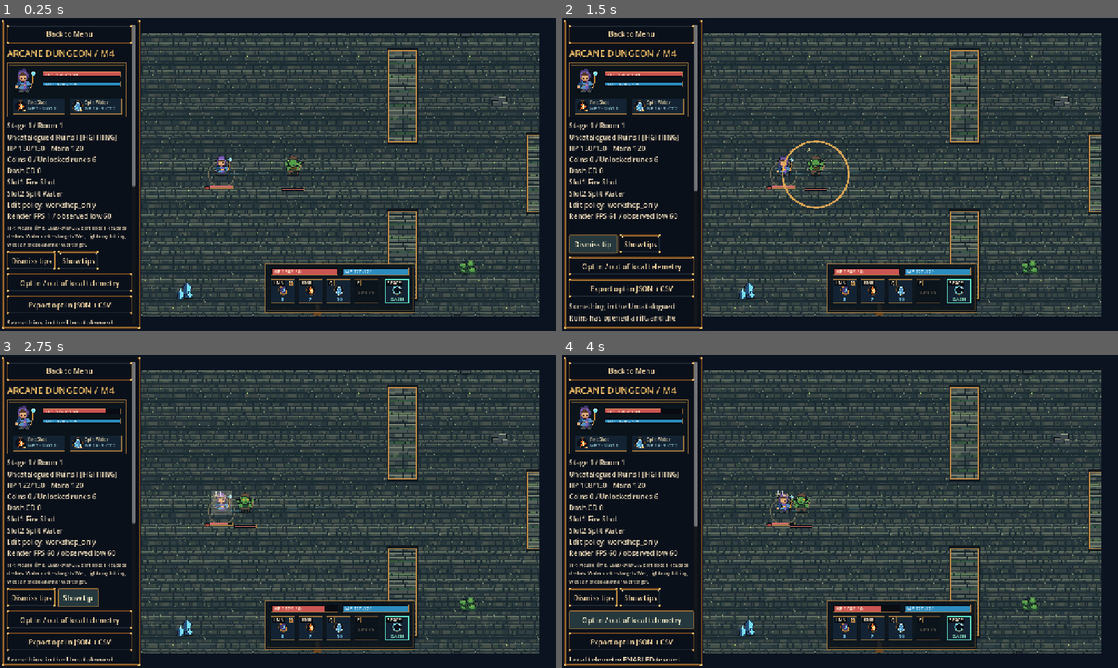
Above: before the commit, frames 1-4 (two rows, left to right).
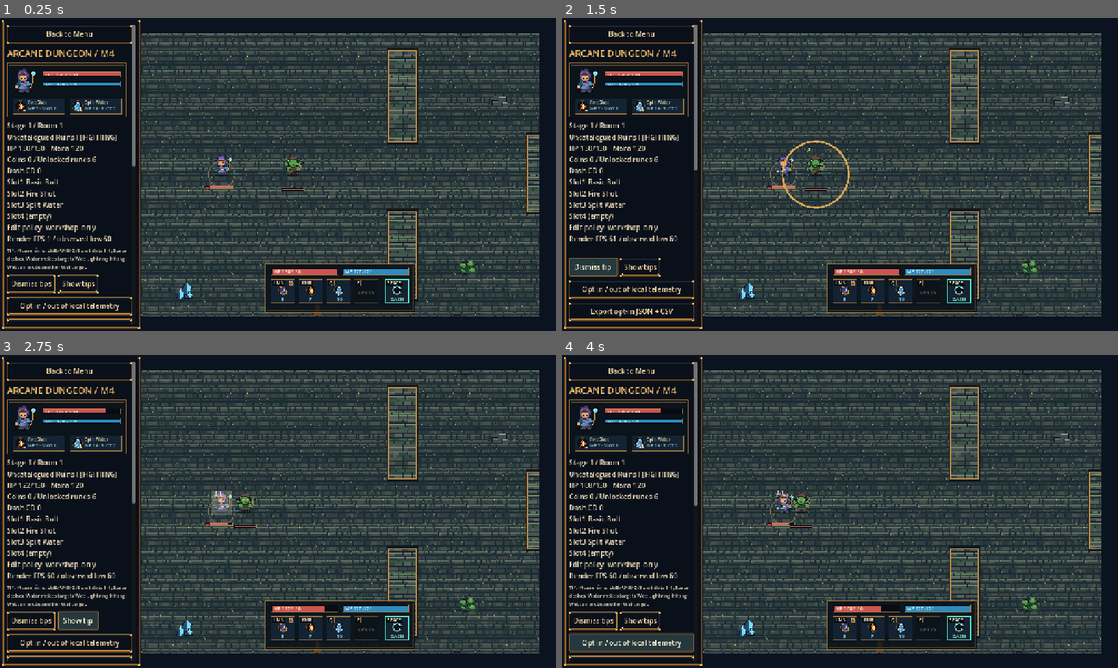
Above: after the commit, the same moments.

Repository: franklinjr12/ArcaneDungeon
Game: Godot game, scene res://scenes/run.tscn
Same seed, same stepped clock (60 frames per second), same inputs: the game is played once before the commit and once after it. This scene is started directly instead of the project's main scene.
Inputs:
- Up to frame 1 (0.25 s): no input
- Up to frame 2 (1.5 s): click "Dismiss tips" at 0.5 s; click "Dismiss tips" at 1.25 s
- Up to frame 3 (2.75 s): click "Show tips" at 2 s
- Up to frame 4 (4 s): click "Show tips" at 2.75 s; click "Opt in / out of local telemet…" at 3.5 s

The runs differ from the first frame. In frame 1, 2.9% of the frame differs, in the area x 1-25%, y 47-98%; in frame 2, 3.4%; in frame 3, 3.5%; in frame 4, 4.7%.

Commit message:
AD-023: workshop loadout list, rejection reasons, cap preview, T reset, slot 3-4 test keys
Co-Authored-By: Claude Sonnet 5.5 <noreply@anthropic.com>

Diff:
--- a/tests/run_ui_smoke.gd
+++ b/tests/run_ui_smoke.gd
@@ -55,7 +55,7 @@
 		"new game enters first combat")
 	expect(control.arena_canvas != null and control.arena_canvas.visible,"combat canvas visible")
 	expect(control.sidebar != null and control.sidebar.get_child_count()>5,"run sidebar built")
-	control._open_editor(0)
+	control._open_editor(1)
 	expect(not control.editor_open,"editor cannot open during combat")
 	var run = control.flow
 	run.session.enemies[0].target.receive_damage(1000,"fire",1,100)
@@ -97,7 +97,7 @@
 		if label.text.contains("Affordable") or label.text.contains("Need "):
 			previews = true
 	expect(previews,"merchant displays effect preview and affordability")
-	control._open_editor(0)
+	control._open_editor(1)
 	expect(control.editor_open and control.editor_panel.visible,"structured editor panel opens")
 	expect(control.editor_controls.find_children("*","OptionButton",true,false).size()>=2,
 		"editor has root Essence and Manifestation selectors")
@@ -107,13 +107,41 @@
 	expect(control.editor_preview.text.contains("VALID"),"editor live validation shows valid draft")
 	control._close_editor(false)
 	expect(not control.editor_open and run.run.formulas[0]==old,"editor cancel restores original")
-	control._open_editor(0)
+	control._open_editor(1)
 	run.editor.set_root("essence.water","form.projectile")
 	control._editor_rebuild()
 	control._close_editor(true)
 	expect(run.run.formulas[0]["formula_id"]=="custom.slot_1","editor apply persists formula")
 	expect(run.range_sim.loadout.preview(1)["formula_id"]=="custom.slot_1",
 		"test range refreshes after apply")
+	control._open_editor(0)
+	expect(not control.editor_open,"slot 1 cannot be edited")
+	expect(control.loadout_slot_buttons[0].disabled and control.loadout_slot_buttons[0].text.contains("LOCKED"),
+		"slot 1 button locked")
+	control._open_editor(3)
+	expect(control.editor_open and control.editor_preview.text.contains("VALID") and control.editor_preview.text.contains("Cooldown") and control.editor_preview.text.contains("cap"),
+		"slot 4 opens with cap-aware preview")
+	run.editor.set_root("essence.fire","form.projectile")
+	run.editor.toggle_modifier("mod.pierce")
+	control._editor_rebuild()
+	var apply_disabled := false
+	for b in control.editor_controls.find_children("*","Button",true,false):
+		if b.text.begins_with("Apply"):
+			apply_disabled = b.disabled
+	expect(control.editor_preview.text.contains("INVALID") and control.editor_preview.text.contains("RUNE_LOCKED") and apply_disabled,
+		"invalid formula shows reason, Apply disabled")
+	control._close_editor(true)
+	expect(control.editor_open and run.run.formulas.size()==2,"invalid formula cannot be equipped")
+	run.editor.toggle_modifier("mod.pierce")
+	run.editor.set_root("essence.lightning","form.projectile")
+	control._editor_rebuild()
+	control._close_editor(true)
+	expect(run.run.formulas.size()==3 and run.range_sim.loadout.preview(3)["formula_id"]=="custom.slot_3",
+		"valid slot 4 applied")
+	var cast4: Dictionary = control._test_cast_slot(3,run.range_sim.actor.position+Vector2(200,0))
+	expect(cast4.get("accepted",false),"slot 4 casts in range")
+	control._reset_test_range()
+	expect(run.range_sim.active.size()==0,"reset range clears spells")
 	control._test_click(run.range_sim.actor.position+Vector2(200,0),MOUSE_BUTTON_LEFT)
 	expect(run.range_sim.active.size()>0,"workshop test click spawns compiled spell")
 	control._redraw_panel()
--- a/ui/run_controller.gd
+++ b/ui/run_controller.gd
@@ -32,6 +32,8 @@
 var opened_editor_ms := 0
 var refresh_counter := 0
 var editor_open := false
+var loadout_list: VBoxContainer
+var loadout_slot_buttons: Array = []
 var scene_key := ""
 var modal_actions: Array = []
 var display_frame_samples: Array = []
@@ -107,16 +109,18 @@
 	_button(sidebar,"Restart run (R)",func(): _retry_same_seed())
 	_button(sidebar,"Next room at EXIT (E)",func(): _exit())
 	_button(sidebar,"Toggle edit policy (F2)",func(): _policy())
-	_button(sidebar,"Open spell editor",func(): _open_editor(0))
-	_button(sidebar,"Edit slot 2",func(): _open_editor(1))
 	_button(sidebar,"Toggle debug (F3)",func():
 		arena_canvas.show_debug = not arena_canvas.show_debug)
+	_heading(sidebar,"Loadout",15)
+	loadout_list = VBoxContainer.new()
+	loadout_list.add_theme_constant_override("separation",4)
+	sidebar.add_child(loadout_list)
 	_heading(sidebar,"Room / Workshop",15)
 	context = VBoxContainer.new()
 	context.add_theme_constant_override("separation",6)
 	sidebar.add_child(context)
 	var help := Label.new()
-	help.text = "WASD/Arrows move, mouse aim\nLMB/RMB/Q/E cast slots 1-4\nSpace dash, Esc pause\nF exit (when nearby), R retry same seed\nWorkshop: test, buy, edit"
+	help.text = "WASD/Arrows move, mouse aim\nLMB/RMB/Q/E cast slots 1-4\nSpace dash, Esc pause\nF exit (when nearby), R retry same seed\nWorkshop: test, buy, edit\nWorkshop: T reset range, Q/E test slots 3-4"
 	if InputActions.debug_keys_enabled():
 		help.text += "\nF2 edit policy / F3 debug"
 	help.add_theme_font_size_override("font_size",11)
@@ -182,10 +186,19 @@
 func _test_click(point: Vector2, button: int) -> void:
 	if editor_open or flow.state != "workshop":
 		return
-	var slot := 0 if button == MOUSE_BUTTON_LEFT else 1
+	_test_cast_slot(InputActions.slot_for_mouse_button(button),point)
+
+func _test_cast_slot(slot: int, point: Vector2) -> Dictionary:
 	var dir: Vector2 = (point-flow.range_sim.actor.position).normalized()
 	var result: Dictionary = flow.test_cast(slot,dir)
-	current_notice = "Test cast: "+str(result.get("reason",""))
+	current_notice = "Test cast slot %d: %s" % [slot+1,str(result.get("reason",""))]
+	_update_labels()
+	return result
+
+func _reset_test_range() -> void:
+	flow.enter_test_range()
+	test_canvas.runner = flow.range_sim
+	current_notice = "Safe test range reset"
 	_update_labels()
 
 func _input(event: InputEvent) -> void:
@@ -196,6 +209,8 @@
 	if slot >= 2 and fighting:
 		cursor = arena_canvas.world_from_local(arena_canvas.get_local_mouse_position())
 		cast_pending = slot
+	elif slot >= 2 and flow.state == "workshop" and flow.range_sim != null:
+		_test_cast_slot(slot,test_canvas.get_local_mouse_position())
 	elif event.is_action_pressed("interact"):
 		_exit()
 	elif event.is_action_pressed("pause"):
@@ -204,6 +219,8 @@
 	elif event is InputEventKey:
 		match event.keycode:
 			KEY_R: _retry_same_seed()
+			KEY_T:
+				if flow.state == "workshop": _reset_test_range()
 			KEY_F2:
 				if InputActions.debug_keys_enabled(): _policy()
 			KEY_F3:
@@ -287,6 +304,7 @@
 	arena_canvas.visible = flow.mode != "workshop"
 	test_canvas.visible = flow.mode == "workshop"
 	test_canvas.runner = flow.range_sim
+	_rebuild_loadout()
 	_clear(context)
 	summary_retry_button = null
 	summary_new_seed_button = null
@@ -339,11 +357,8 @@
 			detail.text = explanation+" | "+("Purchased" if flow.merchant.bought.has(item["id"]) else ("Affordable" if affordable else "Need "+str(int(item["price"])-flow.run.currency)+" coins"))
 			context.add_child(detail)
 		_heading(context,"Testing range: no progression/rewards",12)
-		_button(context,"Reset test targets + mana",func():
-			flow.enter_test_range()
-			test_canvas.runner = flow.range_sim
-			current_notice = "Safe test range reset")
-		_button(context,"Prepare two Wet cluster targets",func():
+		_button(context,"Reset test targets + mana (T)",func(): _reset_test_range())
+		_button(context,"Prepare Wet cluster (2 targets)",func():
 			flow.prepare_wet_cluster()
 			current_notice = "Wet cluster prepared: lightning arc can be tested")
 		_button(context,"Refill test mana",func():
@@ -352,16 +367,29 @@
 		_button(context,"Continue to stage 2 at exit",func(): _exit())
 	_update_labels()
 
+func _rebuild_loadout() -> void:
+	_clear(loadout_list)
+	loadout_slot_buttons = []
+	var b := _button(loadout_list,"Slot 1: Basic Bolt [LOCKED]",func(): _open_editor(0))
+	b.disabled = true
+	loadout_slot_buttons.append(b)
+	for n in range(2,5):
+		var fi := n-2
+		var label := str(flow.run.formulas[fi]["display_name"]) if fi < flow.run.formulas.size() else "(empty)"
+		var sb := _button(loadout_list,"Slot %d: %s — Edit" % [n,label],_open_editor.bind(n-1))
+		sb.disabled = fi > flow.run.formulas.size()
+		loadout_slot_buttons.append(sb)
+
 func _update_labels() -> void:
 	if flow == null:
 		return
 	var values: Dictionary = flow.snapshot()
-	info.text = "Stage %d / Room %d\n%s [%s]\nHP %.0f/%.0f   Mana %.0f\nCoins %d / Unlocked runes %d\nDash CD %d\nSlot1 %s\nSlot2 %s\nEdit policy: %s" % [
+	info.text = "Stage %d / Room %d\n%s [%s]\nHP %.0f/%.0f   Mana %.0f\nCoins %d / Unlocked runes %d\nDash CD %d\nSlot1 Basic Bolt\nSlot2 %s\nSlot3 %s\nSlot4 %s\nEdit policy: %s" % [
 		int(flow.room.values["stage"])+1,int(flow.room.values["room"])+1,
 		room_display_name(str(flow.room.values["id"])),flow.state.to_upper(),flow.run.hp if flow.state != "fighting" else flow.session.sim.actor.health.current,
 		flow.run.max_hp,flow.session.sim.mana,flow.run.currency,flow.run.unlocked.size(),
 		flow.session.player.dash_cooldown,
-		str(flow.run.formulas[0]["display_name"]),str(flow.run.formulas[1]["display_name"]),flow.edit_policy]
+		_slot_name(0),_slot_name(1),_slot_name(2),flow.edit_policy]
 	info.text += "\nRender FPS %.0f / observed low %.0f" % [
 		Engine.get_frames_per_second(),low_fps]
 	if flow.mode == "workshop" and flow.range_sim != null:
@@ -466,10 +494,17 @@
 	current_notice = "Edit policy: "+next+" (test switch, not final rule)"
 	_redraw_panel()
 
+func _slot_name(fi: int) -> String:
+	return str(flow.run.formulas[fi]["display_name"]) if fi < flow.run.formulas.size() else "(empty)"
+
 func _open_editor(index: int) -> void:
 	if editor_open:
 		return
-	var result: Dictionary = flow.open_editor(index)
+	if index <= 0:
+		current_notice = "Slot 1 is locked (Basic Bolt) — cannot edit"
+		_update_labels()
+		return
+	var result: Dictionary = flow.open_editor(index-1)
 	if not result["ok"]:
 		current_notice = "Editor: "+str(result.get("reason","BLOCKED"))
 		_update_labels()
@@ -483,7 +518,7 @@
 func _editor_rebuild() -> void:
 	_clear(editor_controls)
 	var e = flow.editor
-	_heading(editor_controls,"SPELL EDITOR / SLOT "+str(e.slot+1),20)
+	_heading(editor_controls,"SPELL EDITOR / SLOT "+str(e.slot+2),20)
 	_heading(editor_controls,"Essence → Manifestation → Modifier → On Hit",12)
 	_heading(editor_controls,"Essence",14)
 	var essence: OptionButton = _option(editor_controls,e.available("essence"),str(e.draft["root"]["essence_id"]))
@@ -523,8 +558,8 @@
 	editor_controls.add_child(editor_preview)
 	var verdict: Dictionary = e.validate()
 	if verdict["ok"]:
-		editor_preview.text = "VALID / Mana %d / Complexity %d / Cooldown %d\n%s" % [
-			verdict["mana"],verdict["complexity"],verdict["cooldown"],verdict["summary"]]
+		editor_preview.text = "VALID / Mana %d / Cooldown %d ticks / Complexity %d / %d cap\n%s" % [
+			verdict["mana"],verdict["cooldown"],verdict["complexity"],verdict["complexity_cap"],verdict["summary"]]
 	else:
 		editor_preview.text = "INVALID — cannot apply:\n"
 		for issue in verdict["issues"]:
